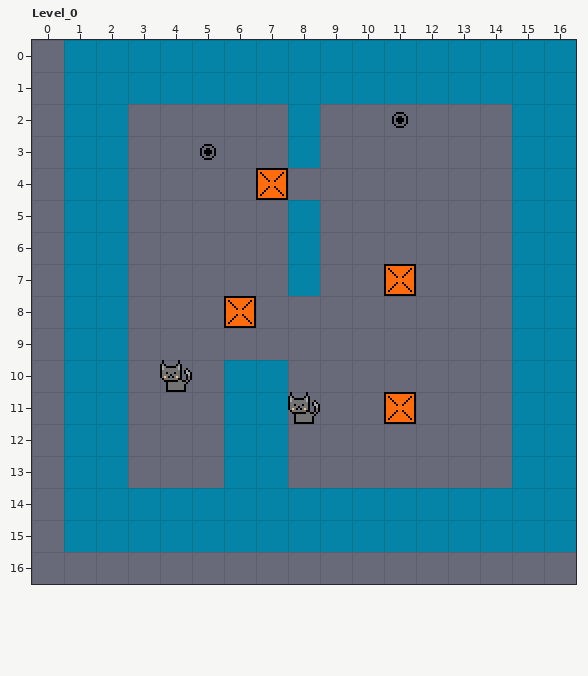
Two versions of a level (LDtk project, Assets/ldtk/map.ldtk). This is how it looked before the edit.
Cells are 16x16 px. Shown: Level_0 x 0..16, y 0..16. The old version is drawn lined up with the new one.
New version:
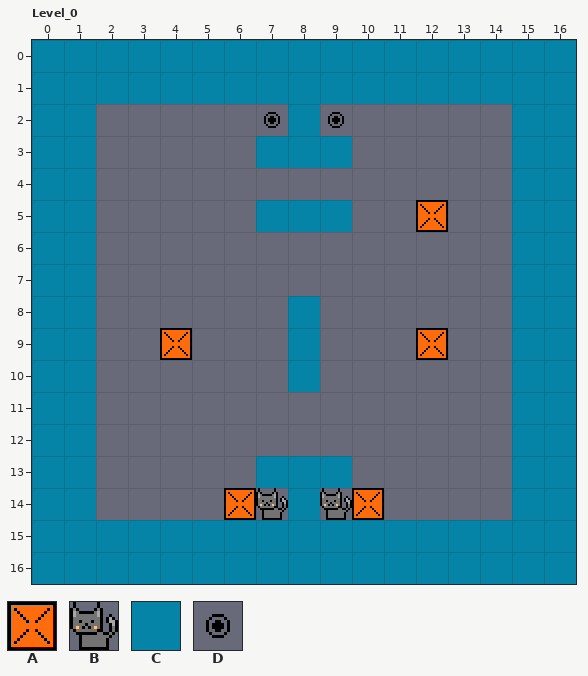
Key: from "Tileset": A 0, B 1, C 2, D 4.
_ is an empty cell.
Objects are placed by their top-left corner, in cells (3,4 is the top-left corner of cell 3,4); size is 1x1 cell unless given.
Tiles replaced or removed in this view: C.
The exact change:
Changed rows in their new state; . is an unchanged cell.
map size 16x16 -> 17x17 cells (old content now starts at 1,0; both pictures use the new coordinates)
Layer "Walls":
first column x 0:
 0 C................
 1 C................
 2 C._..............
 3 C._....C.C.......
 4 C._..............
 5 C._....C.C.......
 6 C._....._........
 7 C._....._........
 8 C._.....C........
 9 C._.....C........
10 C._...__C........
11 C._...__.........
12 C._...__.........
13 C._..._.CC.......
14 C.______.______..
15 C................
16 CCCCCCCCCCCCCCCCC
Layer "Boxes":
added: A "Box" at 6,14
added: A "Box" at 10,14
added: A "Box" at 12,9
added: A "Box" at 4,9
added: A "Box" at 12,5
added: D "Goal" at 7,2
added: D "Goal" at 9,2
removed: A "Box" at 11,11
removed: A "Box" at 6,8
removed: A "Box" at 7,4
removed: A "Box" at 11,7
Layer "Cats":
added: B "Cat" at 7,14
added: B "Cat" at 9,14
removed: B "Cat" at 8,11
removed: B "Cat" at 4,10
removed: D "Goal" at 5,3
removed: D "Goal" at 11,2
Changed places in both pictures, as pixel boxes (x1, y1, x2, y2):
changed: (32, 40, 576, 584)
